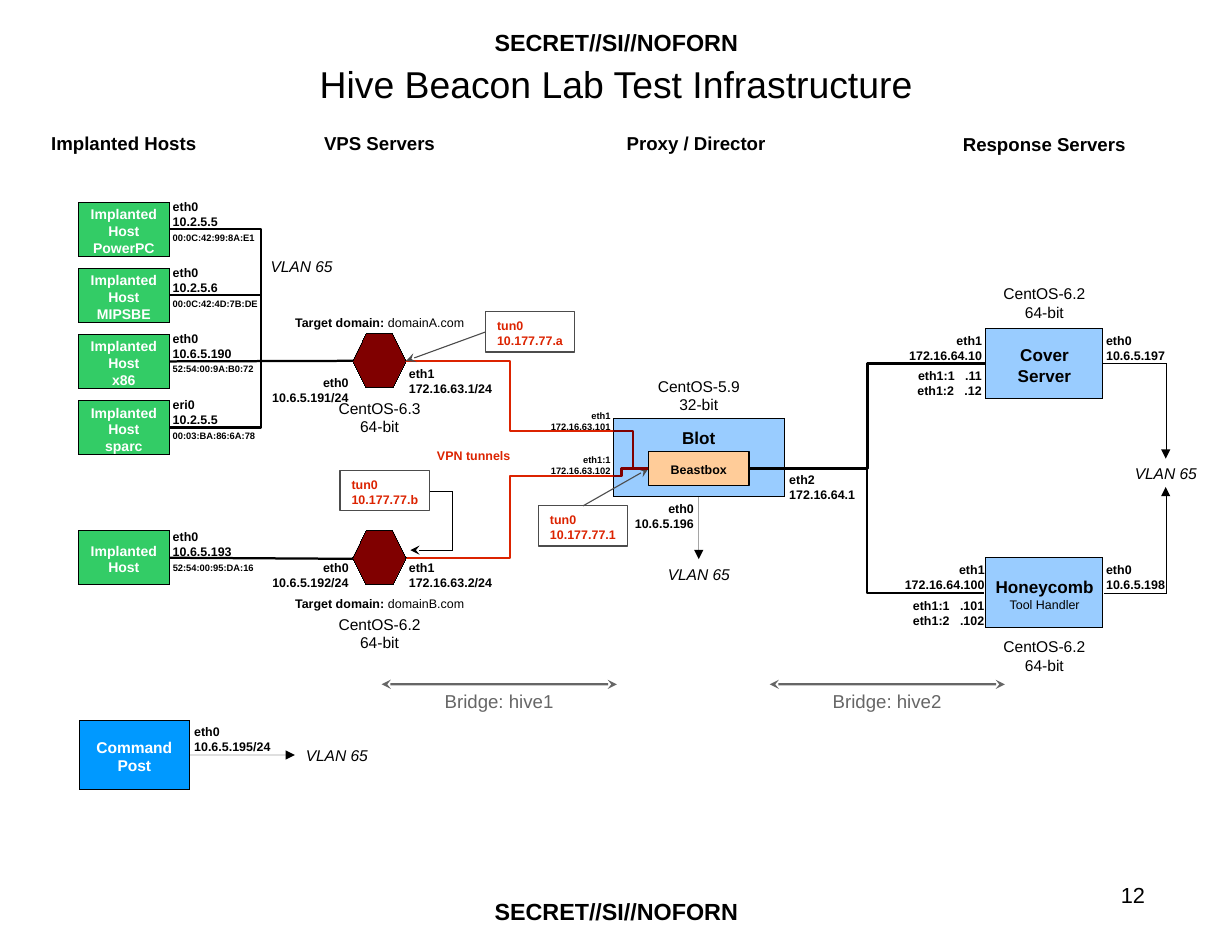
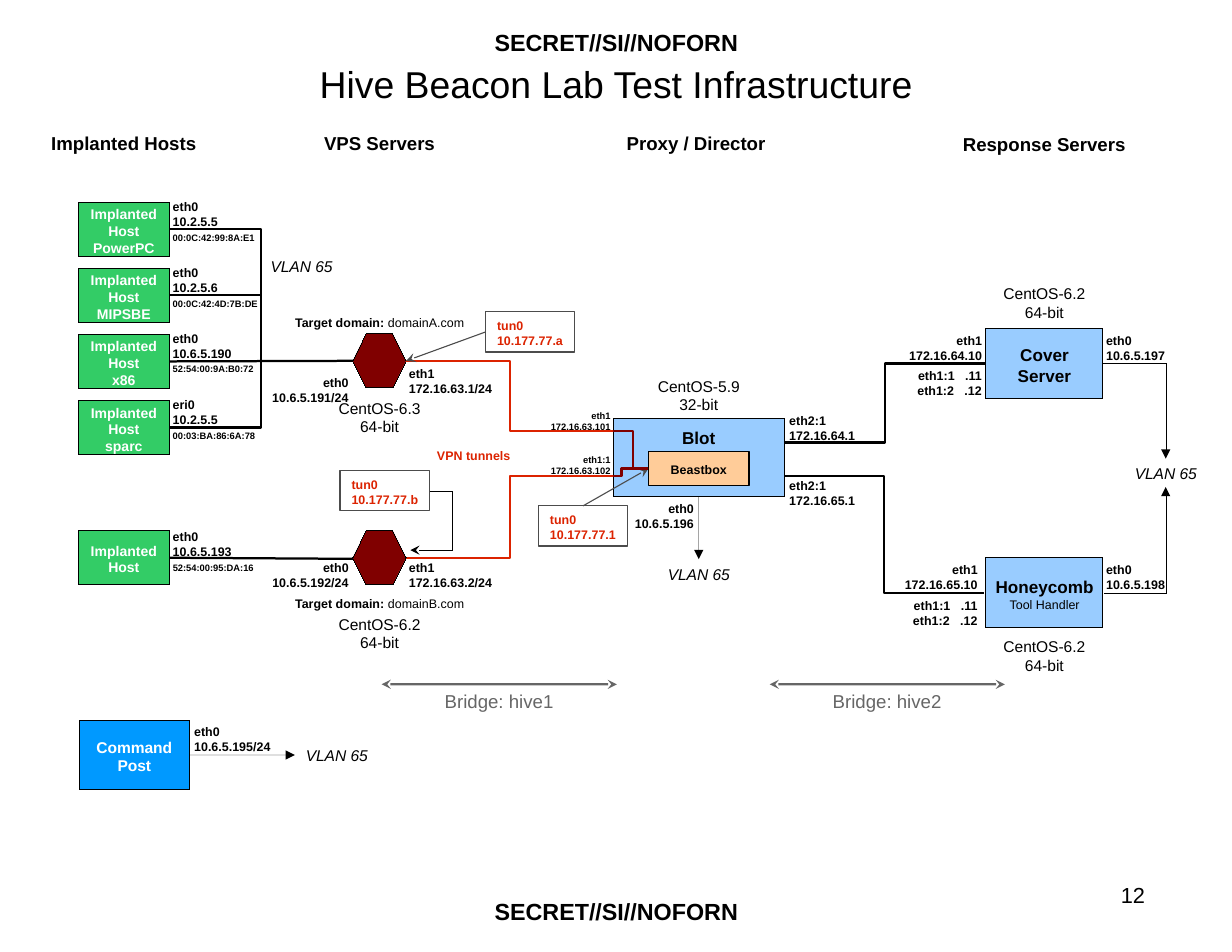
Before and after one commit to soufianetahiri/Vault-8-Hive, a slide deck: slide 12 of infrastructure/documentation/Hive Operating Environment.odp. Drawn at 1232x952 pixels with LibreOffice and Linux fonts; fonts in the diff are those of the drawing. Boxes give left, top, right and bottom in pixels: in the first picture for what was removed or moved away, otherwise in the second. Text is boxed around its words. In the diff, an @@ line names an element or a change of style, - is before the commit and + after.

Commit message:
Test infrastructure slide update.

```diff
--- a/infrastructure/documentation/Hive Operating Environment.odp
+++ b/infrastructure/documentation/Hive Operating Environment.odp
@@ elbow line moved from (749, 468) - (986, 364) to (784, 442) - (986, 364) @@
@@ text "eth2:1" moved from (x1=789, y1=475, x2=855, y2=499) to (x1=789, y1=416, x2=855, y2=443) @@
@@ text at (x1=789, y1=416, x2=826, y2=425): text changed @@
-eth2
+eth2:1
@@ elbow line moved from (749, 468) - (984, 592) to (784, 476) - (984, 592) @@
@@ text added at (x1=789, y1=481, x2=855, y2=505), 8 pt, text #000000, bold @@
+eth2:1
+172.16.65.1
@@ text at (x1=905, y1=580, x2=978, y2=593): text changed @@
-172.16.64.100
+172.16.65.10
@@ text at (x1=913, y1=601, x2=978, y2=625): text changed @@
-eth1:1 .101
-eth1:2 .102
+eth1:1 .11
+eth1:2 .12
```
